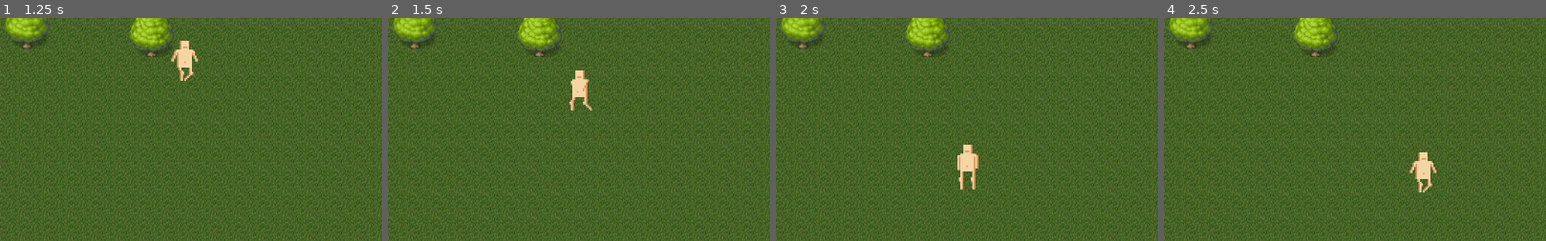
Above: before the commit, frames 1-4 (left to right).
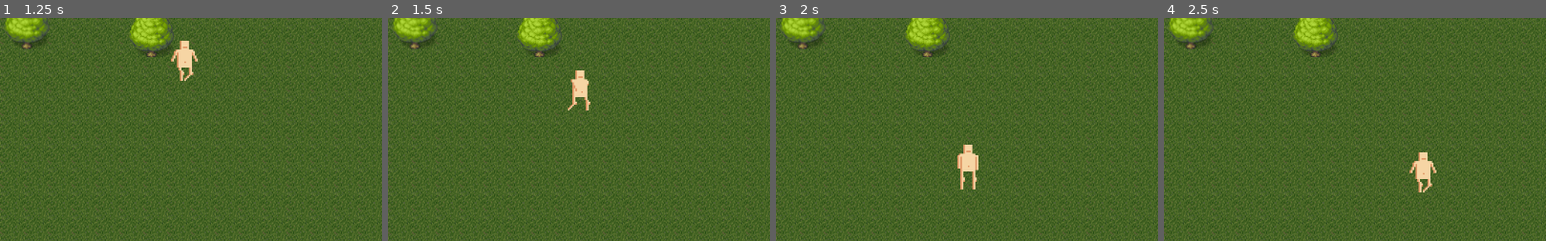
Above: after the commit, the same moments.

Repository: gvekan/ludum-dare-45
Game: Godot game, scene res://scenes/World.tscn
Two runs of this game, one before a commit and one after it. Both use one fixed random seed, a clock stepped at 60 frames per second and the inputs below.
Inputs:
- Up to frame 1 (1.25 s): tap Enter at 0.5 s; hold Right (ui_right) from 0.53 s (still down)
- Up to frame 2 (1.5 s): release Right (ui_right) at 1.28 s; hold Down (ui_down) from 1.28 s (still down)
- Up to frame 3 (2 s): keep holding Down (ui_down)
- Up to frame 4 (2.5 s): release Down (ui_down) at 2.03 s; hold Right (ui_right) from 2.03 s (still down)
The pictures show only the part of the screen within x 38-88%, y 31-81%; the shares and areas given below are measured in that part.

Frame 1 is identical in both runs. In frame 2, 0.3% of the frame differs, in the area x 47-54%, y 23-42%; in frame 3, 0.4%, in the area x 47-53%, y 56-77%; in frame 4, nothing differs.

Commit message:
Fixed horizontal facing of player when still

Diff:
--- a/scenes/Characters/Character.gd
+++ b/scenes/Characters/Character.gd
@@ -5,16 +5,19 @@
 
 
 var is_f = true
+var is_l = true
 
 func move(x, y):
 	var animation = "still_f"
 	var is_run = y != 0 or x != 0
 	if y != 0:
 		is_f = y > 0
+	if x != 0:
+		is_l = x < 0
 	if is_f:
-		get_node("Sprite").set_flip_h(x > 0)
+		get_node("Sprite").set_flip_h(!is_l)
 	else:
-		get_node("Sprite").set_flip_h(x < 0)
+		get_node("Sprite").set_flip_h(is_l)
 	if is_run:
 		if is_f:
 			animation = "run_f"
